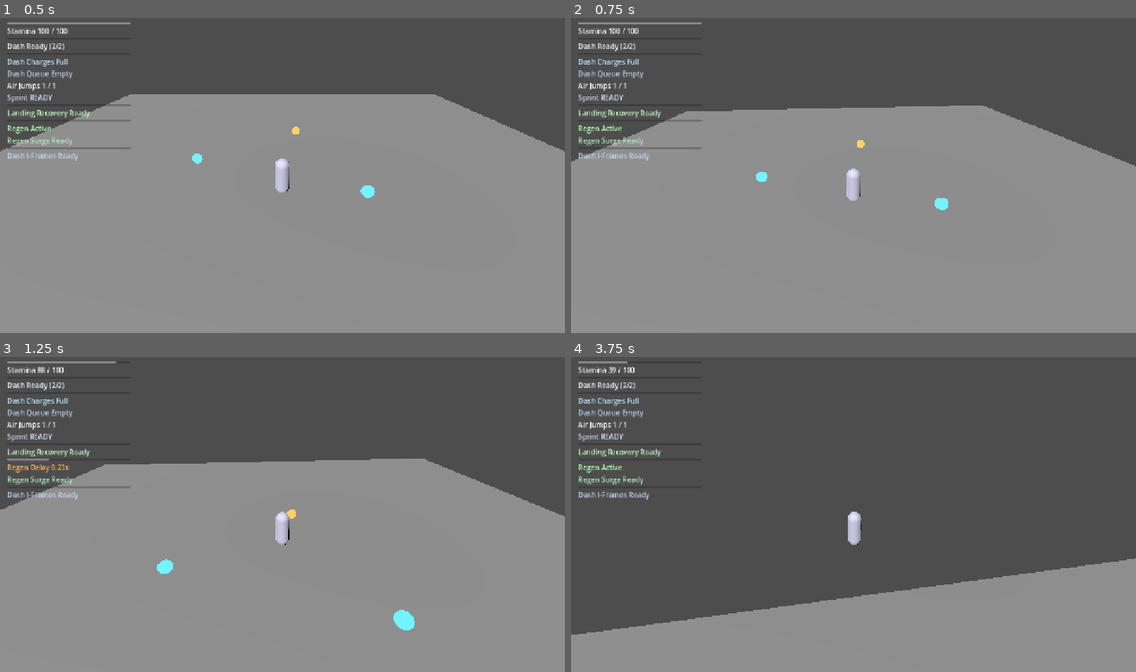
Above: before the commit, frames 1-4 (two rows, left to right).
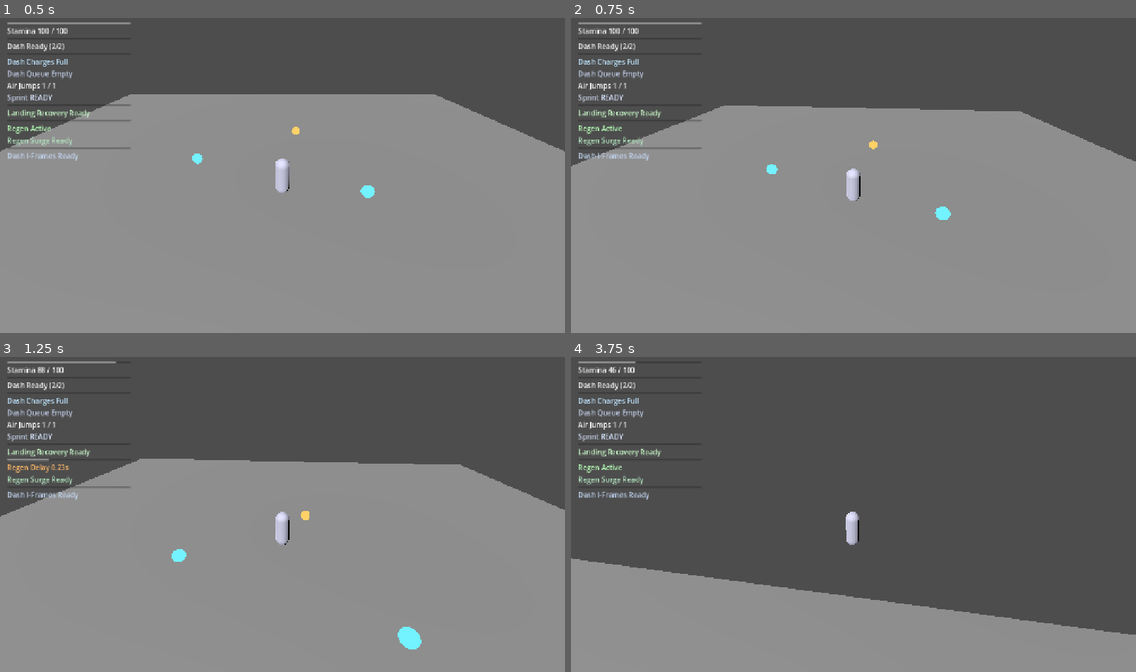
Above: after the commit, the same moments.

Repository: thegoatleroyjenkins/arpg-game
Game: Godot game, scene res://prototype3d/main_3d.tscn
The game is run twice, just before and just after one commit, with the same random seed, the same clock (stepped at 60 frames per second) and the same inputs.
Inputs (mouse positions are in pixels of both pictures, inside the frame that each line leads up to):
- Up to frame 1 (0.5 s): no input
- Up to frame 2 (0.75 s): tap Enter (ui_accept) at 0.5 s; move the mouse to (881, 172) at 0.52 s; press the mouse at (881, 172) at 0.53 s; hold W (move_up) from 0.53 s (still down)
- Up to frame 3 (1.25 s): keep holding W (move_up); tap Space (jump) at 0.77 s
- Up to frame 4 (3.75 s): keep holding W (move_up); move the mouse to (825, 514) at 1.27 s; release the mouse at (825, 514) at 1.28 s; tap R (camera_recenter) at 1.35 s; tap Space (jump) at 1.52, 3.02 s; move the mouse to (864, 508) at 2.02 s; tap Q (dash) at 2.1 s; move the mouse to (847, 517) at 2.77 s; tap Shift (sprint) at 2.85 s; move the mouse to (893, 517) at 3.52 s; press the mouse at (893, 517) at 3.53 s

Frame 1 is identical in both runs. In frame 2, 1.7% of the frame differs, in the area x 0-100%, y 27-65%; in frame 3, 2.2%; in frame 4, 12%, in the area x 0-100%, y 1-89%.

Commit message:
Fix horizontal mouse orbit inversion in 3D camera

Diff:
--- a/prototype3d/player_3d.gd
+++ b/prototype3d/player_3d.gd
@@ -607,7 +607,7 @@
 	if sensitivity <= 0.0:
 		return
 	camera_follow_assist_lock_left = max(camera_follow_assist_lock_left, max(0.0, tuning.camera_follow_assist_input_lock_time))
-	camera_orbit_yaw -= relative_motion.x * sensitivity * 0.01
+	camera_orbit_yaw += relative_motion.x * sensitivity * 0.01
 	var pitch_input: float = -relative_motion.y
 	if tuning.camera_orbit_invert_y:
 		pitch_input = -pitch_input
